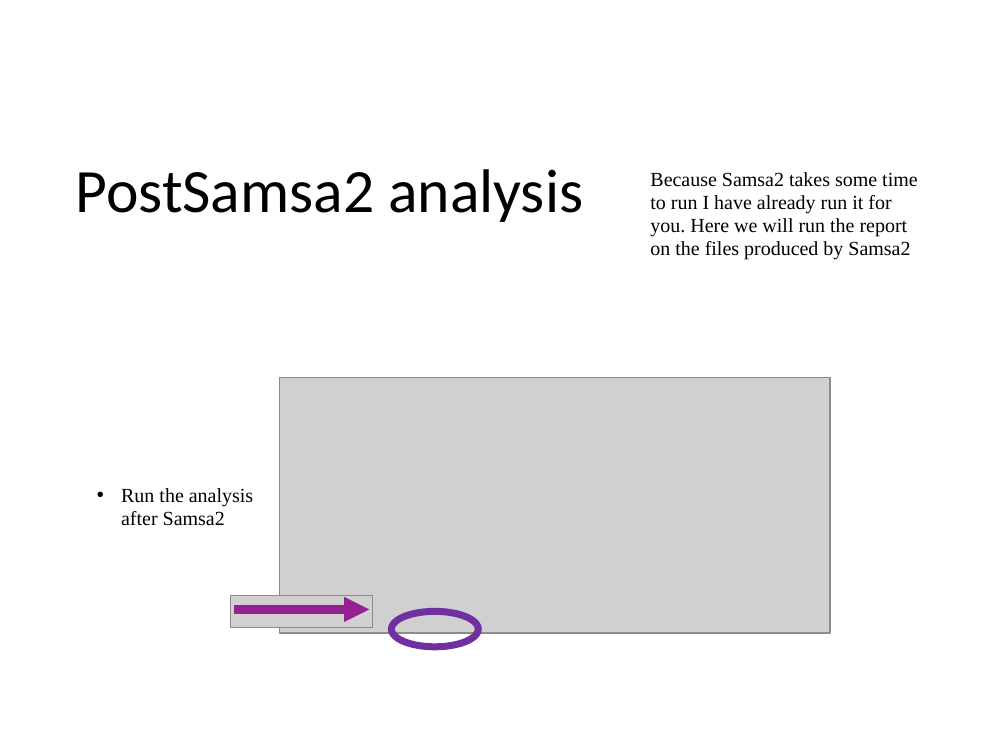
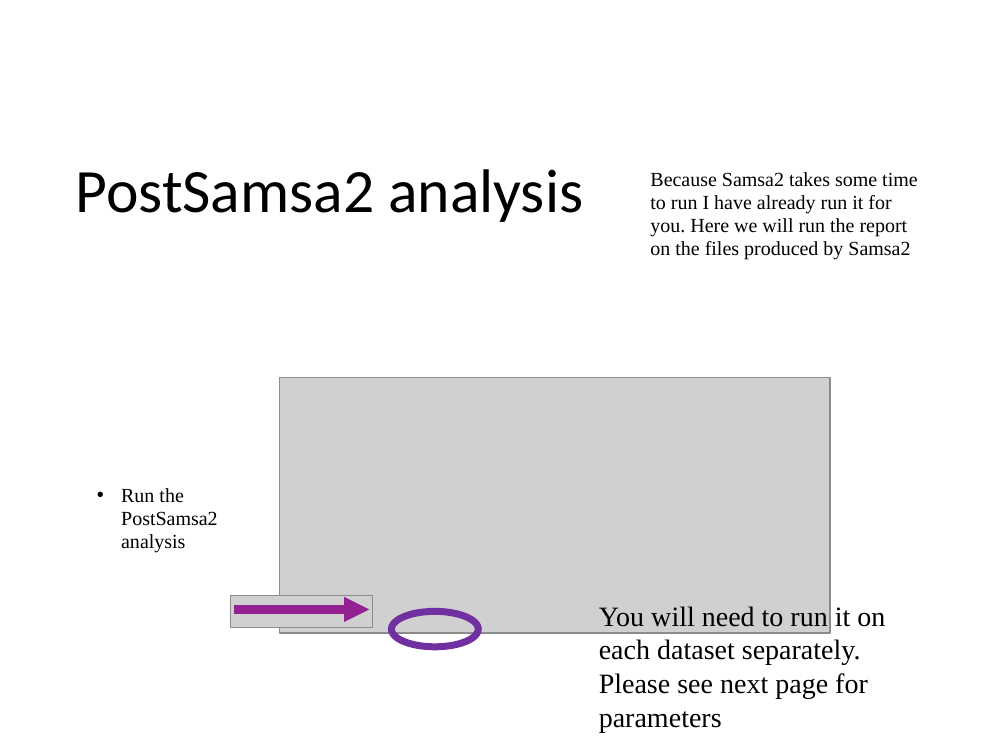
Before and after one commit to zajacn/metagenomics_course_FGCZ, a slide deck: slide 5 of Samsa2.pptx (slide 3 before the commit). Drawn at 1008x756 pixels with LibreOffice and Linux fonts; fonts in the diff are those of the drawing; grey boxes stand for pictures; background and template pictures are left out. Boxes give left, top, right and bottom in pixels: in the first picture for what was removed or moved away, otherwise in the second. Text is boxed around its words. In the diff, an @@ line names an element or a change of style, - is before the commit and + after.

```diff
--- a/Samsa2.pptx
+++ b/Samsa2.pptx
@@ text at [121,488,218,553]: text changed @@
-• Run the analysis after Samsa2
+• Run the PostSamsa2 analysis
@@ text added at [599,606,885,732], 20 pt, text #000000 @@
+You will need to run it on each dataset separately. Please see next page for parameters
```
Also in this commit, not shown: 2 slides added, 5 other files.
